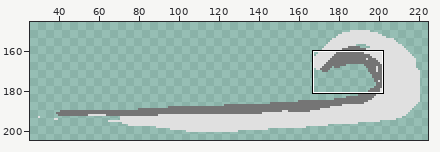
Pixel-art file, stored at aseprite/asso_project/sample_effect_motion/sample_effect.aseprite. Above, an overview of the earlier version with the close-up marked.
Close-up. Earlier state:
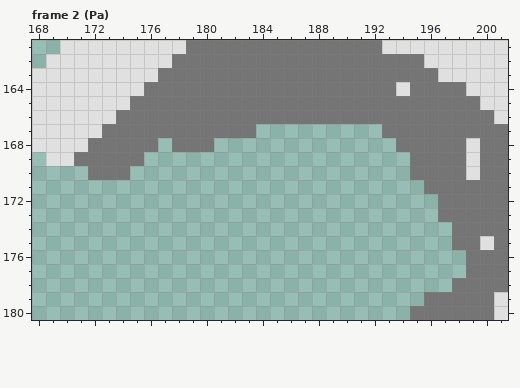
256x256 pixels, 2 frames. Shown: frame 2 (Pa): x 168..201, y 161..180. The wide view leaves out empty margins. The commit also changed other frames or places, which this record leaves out.
The same view after the edit:
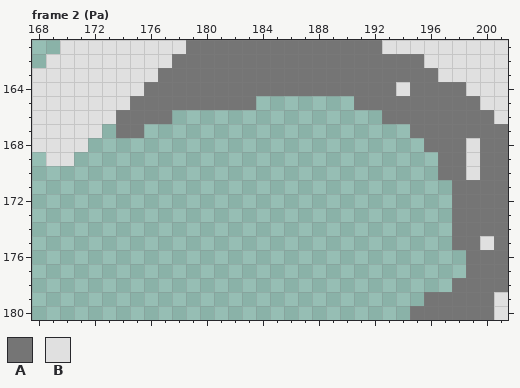
Palette (. is transparent): A #757575  B #e0e0e0
Change:
--- frame 2 (Pa), layer "background"
@@ x 168..201 @@
 164 BBBBBBBBAAAAAAAAAAAAAAAAAABAAAABBB
-165 BBBBBBBAAAAAAAAAAAAAAAAAAAAAAAAABB
-166 BBBBBBAAAAAAAAAAAAAAAAAAAAAAAAAAAB
-167 BBBBBAAAAAAAAAAA.........AAAAAAAAA
-168 BBBBAAAAA.AAA.............AAAAABAA
-169 .BBAAAAA...................AAAABAA
-170 ....AAA....................AAAABAA
-171 ............................AAAAAA
-172 .............................AAAAA
-173 .............................AAAAA
+165 BBBBBBBAAAAAAAAA.......AAAAAAAAABB
+166 BBBBBBAAAA...............AAAAAAAAB
+167 BBBBB.AA...................AAAAAAA
+168 BBBB........................AAABAA
+169 .BB..........................AABAA
+170 .............................AABAA
+171 ..............................AAAA
+172 ..............................AAAA
+173 ..............................AAAA
 174 ..............................AAAA
